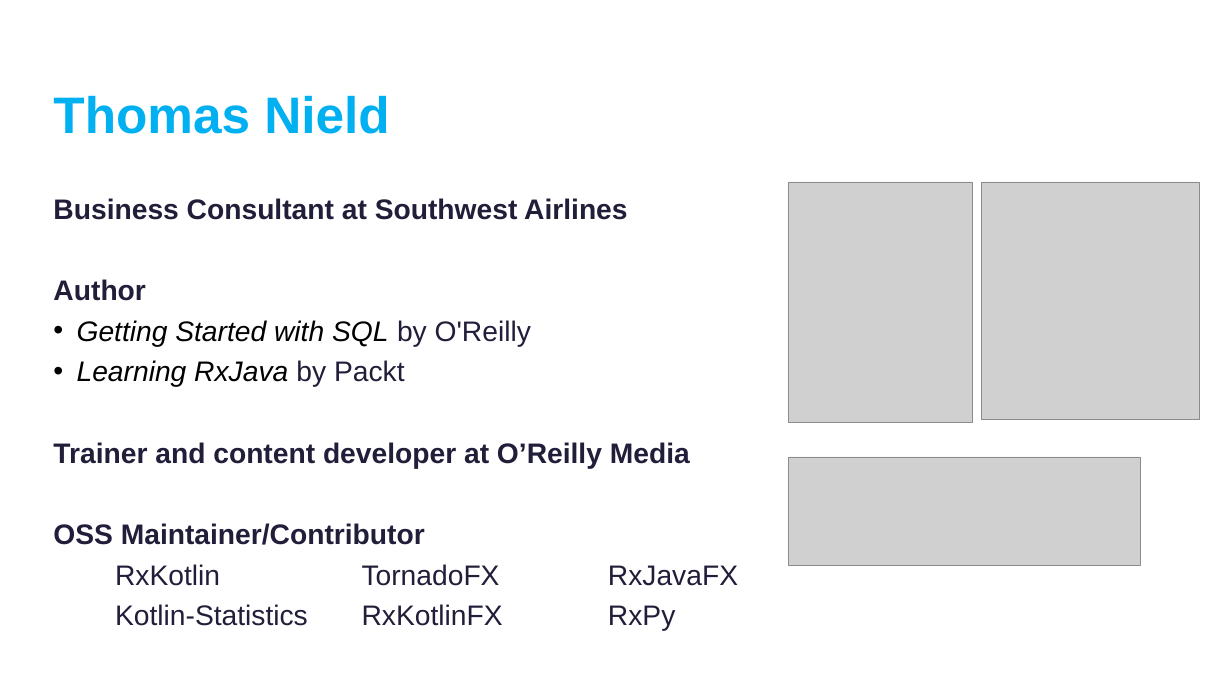
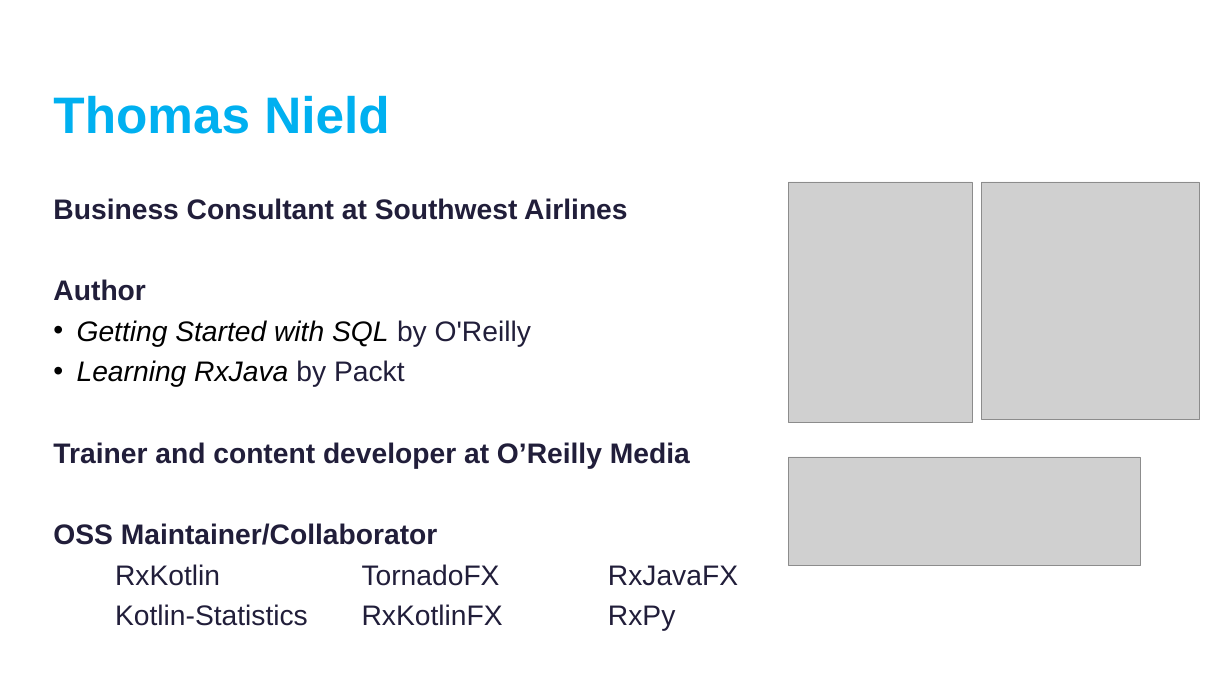
Before and after one commit to thomasnield/kotlinconf-datascience-talk, a slide deck: slide 3 of kotlin_for_data_science.pptx (slide 2 before the commit). Drawn at 1232x693 pixels with LibreOffice and Linux fonts; fonts in the diff are those of the drawing; grey boxes stand for pictures; background and template pictures are left out. Boxes give left, top, right and bottom in pixels: in the first picture for what was removed or moved away, otherwise in the second. Text is boxed around its words. In the diff, an @@ line names an element or a change of style, - is before the commit and + after.

```diff
--- a/kotlin_for_data_science.pptx
+++ b/kotlin_for_data_science.pptx
@@ text at [53,523,438,545]: text changed @@
-OSS Maintainer/Contributor
+OSS Maintainer/Collaborator
```
Also in this commit, not shown: 2 other slides changed.
